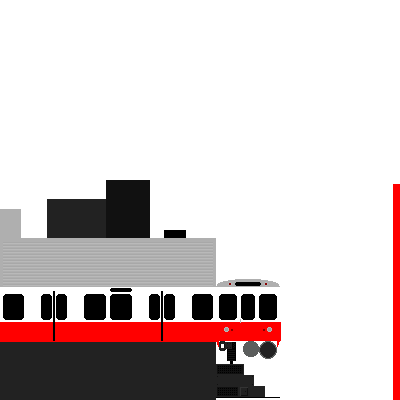
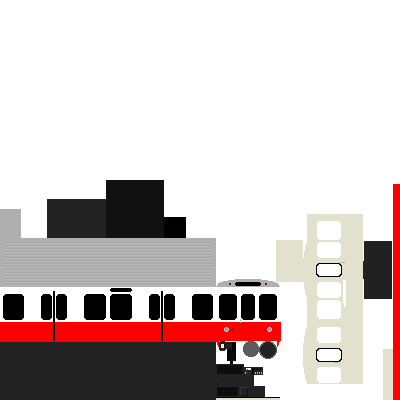
Layered file, before and after one edit (400×400). Changes by layer:
painted on "Solid Colors" over [150, 180, 393, 400]
added layer "Interior" above "Body" over [244, 214, 392, 384]
painted on "Body" over [216, 398, 280, 400]
